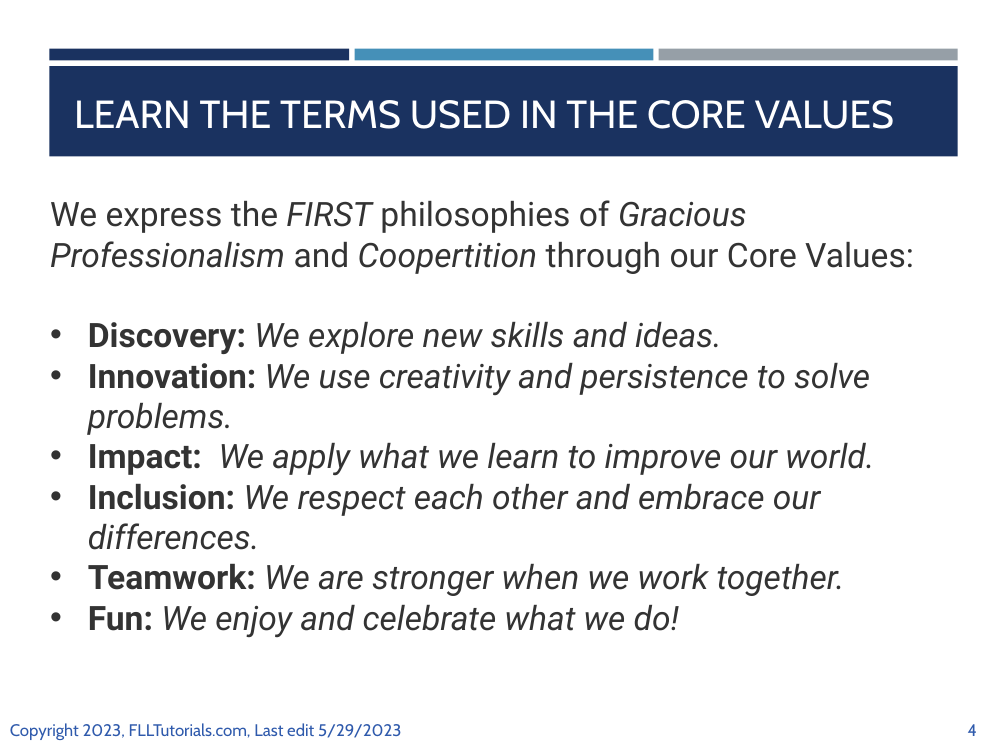
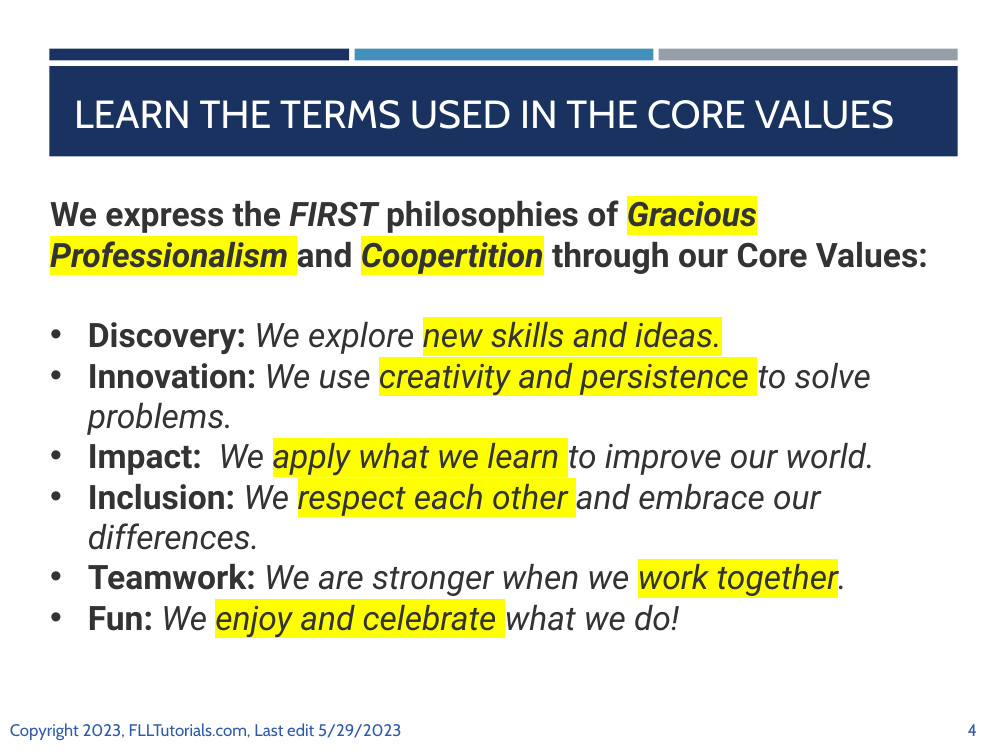
Before and after one commit to ev3lessons/FLL-Tutorials, a slide deck: slide 4 of translations/en-us/CoreValues/IntroductiontoCV.pptx. Drawn at 1008x756 pixels with LibreOffice and Linux fonts; fonts in the diff are those of the drawing. Boxes give left, top, right and bottom in pixels: in the first picture for what was removed or moved away, otherwise in the second. Text is boxed around its words. In the diff, an @@ line names an element or a change of style, - is before the commit and + after.

```diff
--- a/translations/en-us/CoreValues/IntroductiontoCV.pptx
+++ b/translations/en-us/CoreValues/IntroductiontoCV.pptx
@@ text "We express the FIRST philosophies ..." at [50, 200, 928, 638]: highlight none to #FFFF00 in "Gracious Professionalism Coopertition", "new skills and ideas.", "creativity and persistence", "apply what we learn" and 3 more places; bold on in "We express the FIRST philosophies of Gracious ..." @@
```
Also in this commit, not shown: 8 other slides changed, 1 slide removed, 3 other files.
